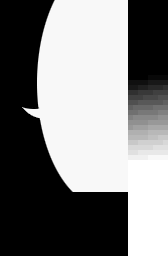
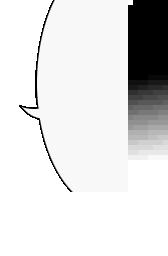
Comparing the layer stacks of the two 168×256 images. Changes:
painted on "Layer 1" over (47, 0, 60, 179)
painted on "Layer 0" over (0, 0, 133, 256)
